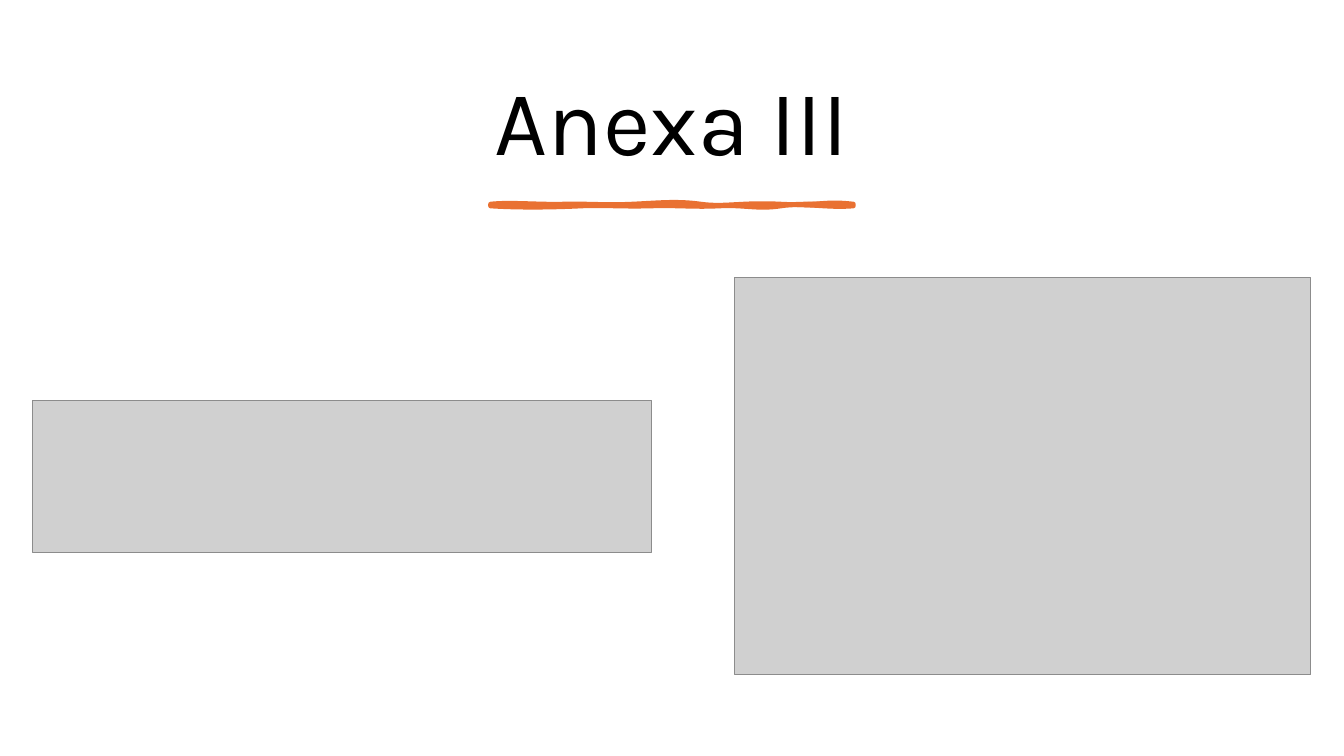
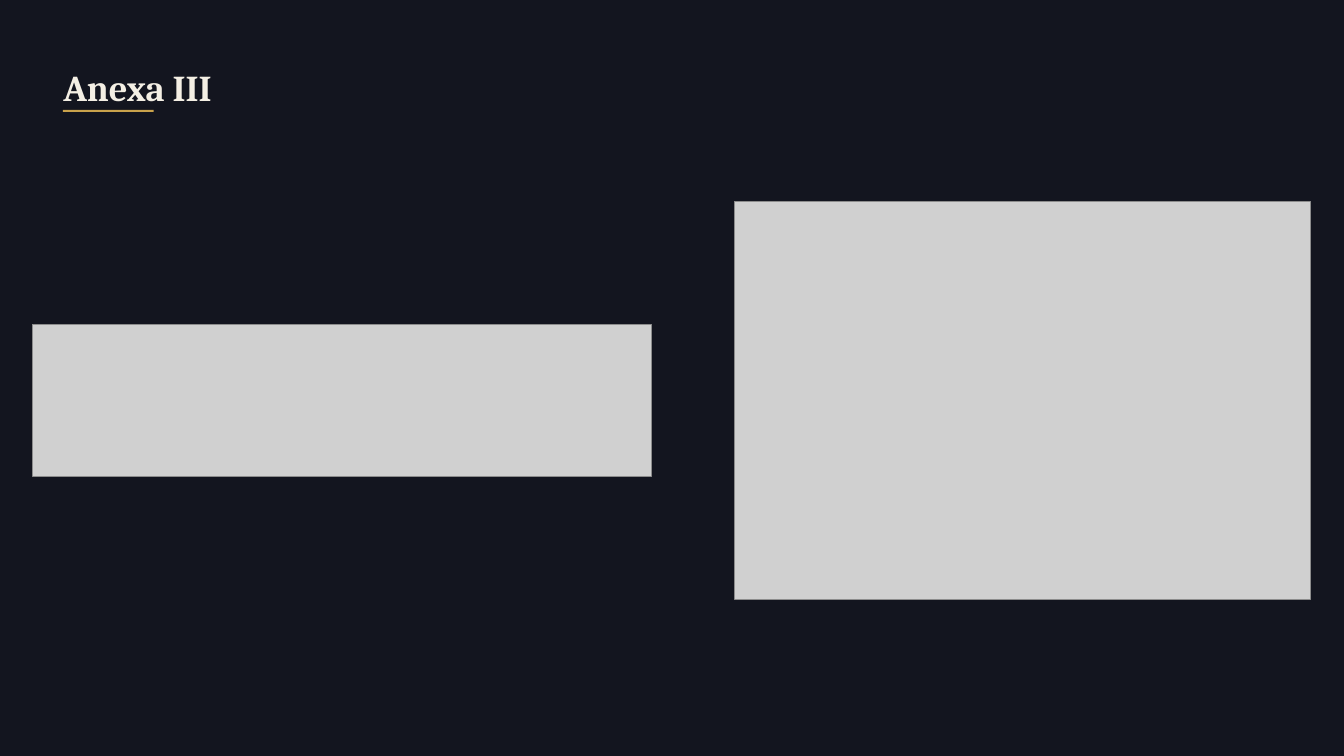
Before and after one commit to albertoag36/DAW, a slide deck: slide 10 of UD1/UD1_Tarea1_AlbertoAlvesGarcia.pptx (slide 4 before the commit). Drawn at 1344x756 pixels with LibreOffice and Linux fonts; fonts in the diff are those of the drawing; grey boxes stand for pictures; background and template pictures are left out. Boxes give left, top, right and bottom in pixels: in the first picture for what was removed or moved away, otherwise in the second. Text is boxed around its words. In the diff, an @@ line names an element or a change of style, - is before the commit and + after.

```diff
--- a/UD1/UD1_Tarea1_AlbertoAlvesGarcia.pptx
+++ b/UD1/UD1_Tarea1_AlbertoAlvesGarcia.pptx
@@ background #FFFFFF to #13151F @@
@@ text "Anexa III" moved from (x1=495, y1=97, x2=849, y2=156) to (x1=63, y1=76, x2=212, y2=102) @@
@@ text "Anexa III" at (x1=63, y1=76, x2=212, y2=102): size 66 to 26 pt, font Karla to Cambria, text colour #000000 to #F4EFE4, bold on; alignment centre to left; line spacing 0.9 to 1; vertical alignment middle to top @@
@@ line added from (63, 111) to (153, 111), #C9A24B 1.5 pt @@
@@ freeform shape removed at (x1=491, y1=204, x2=854, y2=206) @@
@@ picture moved from (x1=735, y1=277, x2=1311, y2=675) to (x1=735, y1=202, x2=1311, y2=599) @@
@@ picture moved from (x1=33, y1=400, x2=652, y2=552) to (x1=33, y1=325, x2=652, y2=476) @@
```
Also in this commit, not shown: 2 other slides changed, 8 slides added, 2 slides removed, 6 other files.
